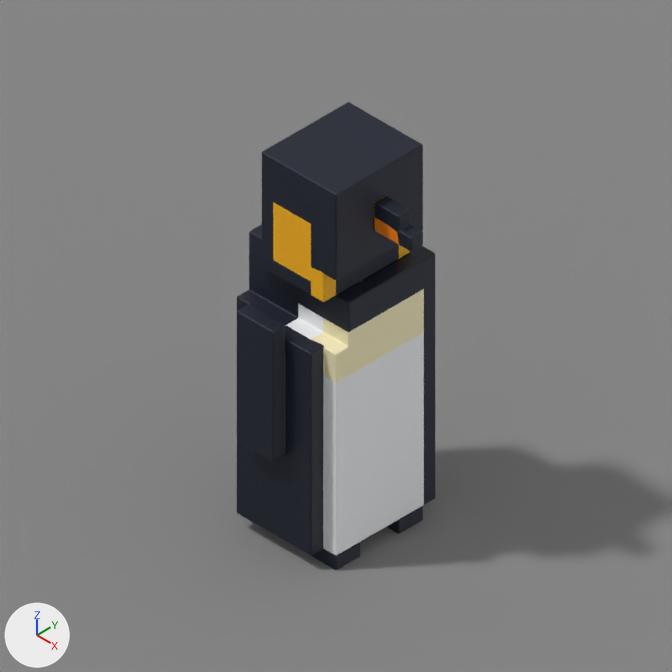
The Blender file 02 Animals/26-004 · Emperor Penguin/blender/26-004 · Emperor Penguin.blend, before and after one commit.
Both versions are drawn from the file's camera 'CAM · ILL 1x1'. Lighting does not change. The marker at lower left points along +X, +Y and +Z. The picture after the commit comes second.

The older version as bpy lines, for what is in view:
```python
ob_vf___beak = bpy.data.objects.new('VF · beak', me_vf___beak)
ob_vf___beak.location = (0.0, 0.0, 0.0)
ob_vf___body = bpy.data.objects.new('VF · body', me_vf___body)
ob_vf___body.location = (0.0, 0.0, 0.0)
ob_vf___ground = bpy.data.objects.new('VF · ground', me_vf___ground)
ob_vf___ground.location = (0.0, 0.0, 0.0)
ob_vf___head = bpy.data.objects.new('VF · head', me_vf___head)
ob_vf___head.location = (0.0, 0.0, 0.0)
ob_vf___legs = bpy.data.objects.new('VF · legs', me_vf___legs)
ob_vf___legs.location = (0.0, 0.0, 0.0)
ob_vf___tail = bpy.data.objects.new('VF · tail', me_vf___tail)
ob_vf___tail.location = (0.0, 0.0, 0.0)
ob_vf___wings = bpy.data.objects.new('VF · wings', me_vf___wings)
ob_vf___wings.location = (0.0, 0.0, 0.0)
```
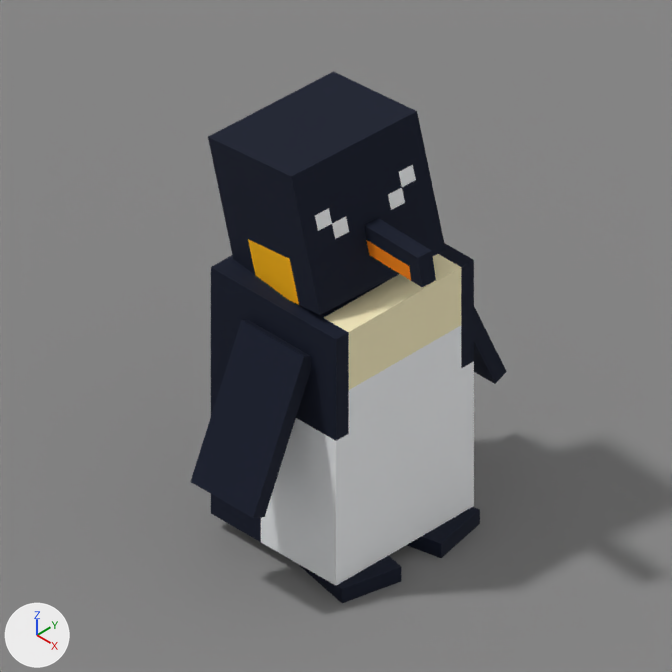
What changed in the scene script:
```text
Change me_vf___beak:
    remove me_vf___beak.from_pydata(...)  # 22 vertices, 20 faces; spans x 0.8..1.1, y 0.0..0.1, z 2.2..2.4
    add me_vf___beak.from_pydata(...)  # 36 vertices, 34 faces; spans x 0.0..0.5, y -0.05..0.05, z -0.1..0.1
    me_vf___beak part 1: 36 vertices added at x 0.0..0.5, y -0.05..0.05, z -0.1..0.1
    me_vf___beak part 2: 22 vertices removed from x 0.8..1.1, y 0.0..0.1, z 2.2..2.4
    me_vf___beak part 3: the surface is now shaded flat
Change me_vf___body:
    remove me_vf___body.from_pydata(...)  # 656 vertices, 613 faces; spans x 0.0..0.8, y -0.4..0.5, z 0.1..1.8
    add me_vf___body.from_pydata(...)  # 948 vertices, 946 faces; spans x -0.1..1.0, y -0.5..0.6, z 0.1..1.8
    me_vf___body part 4: 286 vertices moved from x 0.1..0.8, y -0.4..0.5, z 0.2..1.7 to x 0.0..1.0, y -0.5..0.6, z 0.1..1.8; 92 vertices removed from x 0.1..0.8, y -0.4..0.5, z 0.2..1.7; 372 vertices added at x 0.0..1.0, y -0.5..0.6, z 0.1..1.8
    me_vf___body part 5: 436 kept faces spanning x 0.0..1.0, y -0.5..0.6, z 0.1..1.8 are now shaded flat
    me_vf___body part 6: 11 faces spanning x 0.8..1.0, y -0.1..0.5, z 1.4..1.8 switch from mat_vf___black___slate_900 (black #0f172b) to mat_vf___cream___amber_100 (beige #fef3c6)
    me_vf___body part 7: 34 faces spanning x 0.4..1.0, y -0.5..0.6, z 0.1..1.4 switch from mat_vf___black___slate_900 (black #0f172b) to mat_vf___white___slate_50 (white #f8fafc)
    me_vf___body part 8: 1 face spanning x 0.6..0.7, y -0.5..-0.4, z 1.8 switches from mat_vf___cream___amber_100 (beige #fef3c6) to mat_vf___black___slate_900 (black #0f172b)
    me_vf___body part 9: 20 faces spanning x 0.4..0.8, y -0.5..0.4, z 0.1..1.8 switch from mat_vf___white___slate_50 (white #f8fafc) to mat_vf___black___slate_900 (black #0f172b)
    me_vf___body part 10: 8 faces spanning x 1.0, y -0.4..0.4, z 1.4..1.5 switch from mat_vf___white___slate_50 (white #f8fafc) to mat_vf___cream___amber_100 (beige #fef3c6)
    other edits to the shape of me_vf___body do not show in these pictures
Change me_vf___head:
    remove me_vf___head.from_pydata(...)  # 296 vertices, 284 faces; spans x 0.1..0.8, y -0.3..0.4, z 1.8..2.6
    add me_vf___head.from_pydata(...)  # 452 vertices, 450 faces; spans x -0.35..0.45, y -0.45..0.45, z 0.0..0.9
    me_vf___head part 11: 452 vertices added at x -0.35..0.45, y -0.45..0.45, z 0.0..0.9
    me_vf___head part 12: 296 vertices removed from x 0.1..0.8, y -0.3..0.4, z 1.8..2.6
    me_vf___head part 13: the surface is now shaded flat
    add me_vf___head.materials.append(mat_vf___white___slate_50)  # white #f8fafc
Change ob_vf___beak:
    remove _m = ob_vf___beak.modifiers.new('VF bevel', 'BEVEL')
    remove _m.width = 0.012
    remove _m.width_pct = 0.012
    remove _m.segments = 4
    remove _m.harden_normals = True
    ob_vf___beak.location: (0.0, 0.0, 0.0) -> (0.821, -0.023, 2.186)
    ob_vf___beak.rotation_euler: (0.0, 0.0, 0.0) -> (0.0687, -0.105, -0.132)  # degrees (0, 0, 0) -> degrees (3.9, -6, -7.6)
Change ob_vf___body:
    remove _m = ob_vf___body.modifiers.new('VF bevel', 'BEVEL')
    remove _m.width = 0.012
    remove _m.width_pct = 0.012
    remove _m.segments = 4
    remove _m.harden_normals = True
Change ob_vf___head:
    remove _m = ob_vf___head.modifiers.new('VF bevel', 'BEVEL')
    remove _m.width = 0.012
    remove _m.width_pct = 0.012
    remove _m.segments = 4
    remove _m.harden_normals = True
    ob_vf___head.location: (0.0, 0.0, 0.0) -> (0.45, 0.05, 1.8)
    ob_vf___head.rotation_euler: (0.0, 0.0, 0.0) -> (0.0698, -0.209, -0.14)  # degrees (0, 0, 0) -> degrees (4, -12, -8)
Remove ob_vf___legs:
    ob_vf___legs = bpy.data.objects.new('VF · legs', me_vf___legs)
Remove ob_vf___tail:
    ob_vf___tail = bpy.data.objects.new('VF · tail', me_vf___tail)
Remove ob_vf___wings:
    ob_vf___wings = bpy.data.objects.new('VF · wings', me_vf___wings)
Add ob_vf___foot_r:
    ob_vf___foot_r = bpy.data.objects.new('VF · foot_r', me_vf___foot_r)  # 60 vertices, 58 faces; spans x 0.0..0.5, y -0.2..0.2, z -0.05..0.05; in mat_vf___black___slate_900 (black #0f172b)
    ob_vf___foot_r.location = (0.6, 0.3, 0.05)
    ob_vf___foot_r.rotation_euler = (0.0, 0.0, 0.209)  # degrees (0, 0, 12)
Add ob_vf___foot_l:
    ob_vf___foot_l = bpy.data.objects.new('VF · foot_l', me_vf___foot_l)  # 60 vertices, 58 faces; spans x 0.0..0.5, y -0.2..0.2, z -0.05..0.05; in mat_vf___black___slate_900 (black #0f172b)
    ob_vf___foot_l.location = (0.6, -0.2, 0.05)
    ob_vf___foot_l.rotation_euler = (0.0, 0.0, -0.209)  # degrees (0, 0, -12)
Add ob_vf___flipper_r:
    ob_vf___flipper_r = bpy.data.objects.new('VF · flipper_r', me_vf___flipper_r)  # 132 vertices, 130 faces; spans x -0.2..0.3, y -0.05..0.05, z -0.9..0.1; in mat_vf___black___slate_900 (black #0f172b)
    ob_vf___flipper_r.location = (0.5, 0.65, 1.5)
    ob_vf___flipper_r.rotation_euler = (0.419, 0.0, 0.0)  # degrees (24, 0, 0)
Add ob_vf___flipper_l:
    ob_vf___flipper_l = bpy.data.objects.new('VF · flipper_l', me_vf___flipper_r.copy())
    ob_vf___flipper_l.location = (0.5, -0.55, 1.5)
    ob_vf___flipper_l.rotation_euler = (-0.419, 0.0, 0.0)  # degrees (-24, 0, 0)
```

Location of each change, [x1, y1, x2, y2] in pixels of the pictures (672 x 672 px; the box of a moved part takes in the faces that stretch with it):
'VF · body', reshaped, modifiers changed (33% wider, 10% taller)
    before: [237, 246, 435, 555]
    after: [211, 244, 474, 585]
'VF · head', reshaped, moved, turned, modifiers changed
    before: [249, 102, 423, 302]
    after: [208, 71, 446, 315]
'VF · flipper_l', added
    after: [190, 320, 311, 518]
'VF · wings', deleted (black)
    before: [237, 260, 398, 461]
'VF · beak', reshaped, moved, turned, modifiers changed
    before: [374, 196, 423, 251]
    after: [364, 218, 436, 287]
'VF · foot_l', added (black)
    after: [297, 555, 401, 603]
'VF · foot_r', added
    after: [407, 507, 480, 558]
'VF · flipper_r', added
    after: [474, 307, 507, 384]
'VF · legs', deleted
    before: [311, 506, 423, 570]
part 1 of me_vf___beak, added
    after: [364, 218, 436, 287]
part 2 of me_vf___beak, deleted
    before: [374, 196, 423, 251]
part 4 of me_vf___body, moved or reshaped
    before: [237, 252, 435, 555]
    after: [211, 244, 474, 585]
part 5 of me_vf___body, shading changed
    before: [237, 246, 435, 555]
    after: [236, 266, 474, 571]
part 6 of me_vf___body, recoloured
    before: [361, 261, 435, 346]
    after: [362, 266, 461, 332]
part 7 of me_vf___body, recoloured
    before: [273, 341, 435, 555]
    after: [261, 326, 461, 563]
part 8 of me_vf___body, recoloured
    before: [323, 318, 336, 339]
    after: [286, 304, 311, 318]
part 9 of me_vf___body, recoloured
    before: [286, 303, 323, 339]
    after: [261, 289, 297, 325]
part 10 of me_vf___body, recoloured
    before: [323, 333, 424, 397]
    after: [349, 318, 449, 390]
part 11 of me_vf___head, added
    after: [208, 71, 446, 315]
part 12 of me_vf___head, deleted
    before: [249, 102, 423, 302]
